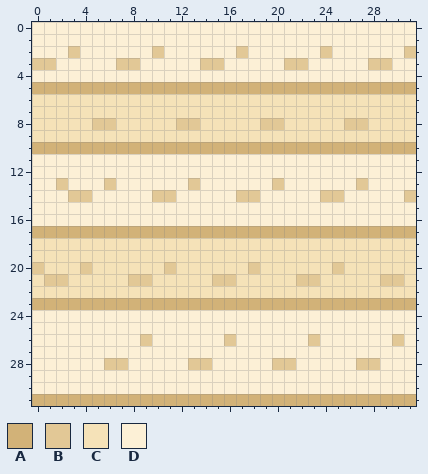
A pixel-art file gets an edit: assets/pixel/room/floor_wood_32.aseprite. This is how it looked before the edit.
32x32 pixels, 1 frame. Colours within 5 levels of each other are drawn and written as one.
Palette (. is transparent): A #d2b278  B #e2c896  C #f5e2b8  D #fcf0d6
After the commit:
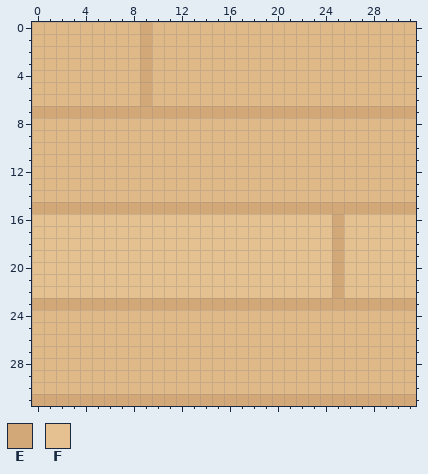
Colours new in this view: E #d2a878  F #e5c090
The edit:
Colour D changes from #fcf0d6 to #e0b989.
Layer "pixel":
The author changed colour A to colour D in row 5 at x 0 to 8 and 10 to 31; in row 10 at x 0 to 31.
The author changed colour B to colour D in row 2 at x 3, 10, 17, 24 and 31; in row 3 at x 0 to 1, 7 to 8, 14 to 15, 21 to 22 and 28 to 29; in row 8 at x 5 to 6, 12 to 13, 19 to 20 and 26 to 27; in row 13 at x 2, 6, 13, 20 and 27; in row 14 at x 3 to 4, 10 to 11, 17 to 18, 24 to 25 and 31; in row 26 at x 9, 16, 23 and 30.
The author changed colour B to colour D in row 28 at x 6 to 7, 13 to 14, 20 to 21 and 27 to 28.
The author changed colour C to colour D in row 6 at x 0 to 8 and 10 to 31; in row 8 at x 0 to 4, 7 to 11, 14 to 18, 21 to 25 and 28 to 31; in row 9 at x 0 to 31.
The author changed colour A to colour E in row 5 at x 9; in row 17 at x 25; in row 23 at x 0 to 31; in row 31 at x 0 to 31.
The author changed colour B to colour E in row 20 at x 25.
The author changed colour C to colour E in row 6 at x 9; in row 7 at x 0 to 31; in rows 18 to 19 at x 25; in rows 21 to 22 at x 25.
The author changed colour D to colour E in rows 0 to 4 at x 9; in row 15 at x 0 to 31; in row 16 at x 25.
The author changed colour A to colour F in row 17 at x 0 to 24 and 26 to 31.
The author changed colour B to colour F in row 20 at x 0, 4, 11 and 18; in row 21 at x 1 to 2, 8 to 9, 15 to 16, 22 to 23 and 29 to 30.
The author changed colour C to colour F in rows 18 to 19 at x 0 to 24 and 26 to 31; in row 20 at x 1 to 3, 5 to 10, 12 to 17, 19 to 24 and 26 to 31; in row 21 at x 0, 3 to 7, 10 to 14, 17 to 21, 24, 26 to 28 and 31; in row 22 at x 0 to 24 and 26 to 31.
The author changed colour D to colour F in row 16 at x 0 to 24 and 26 to 31.
Changed places in both pictures, as pixel boxes (x1, y1, x2, y2):
changed: (32, 22, 416, 406)
